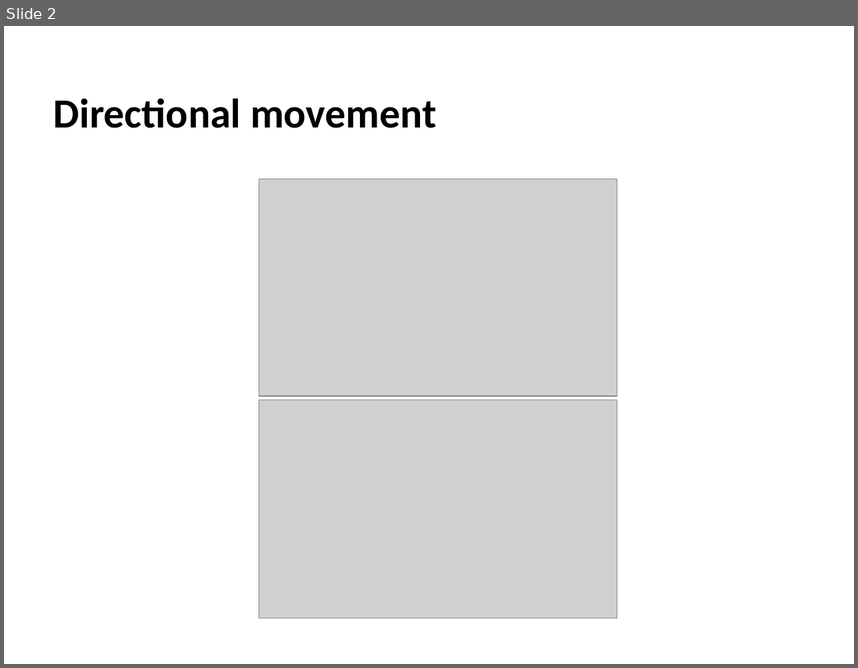
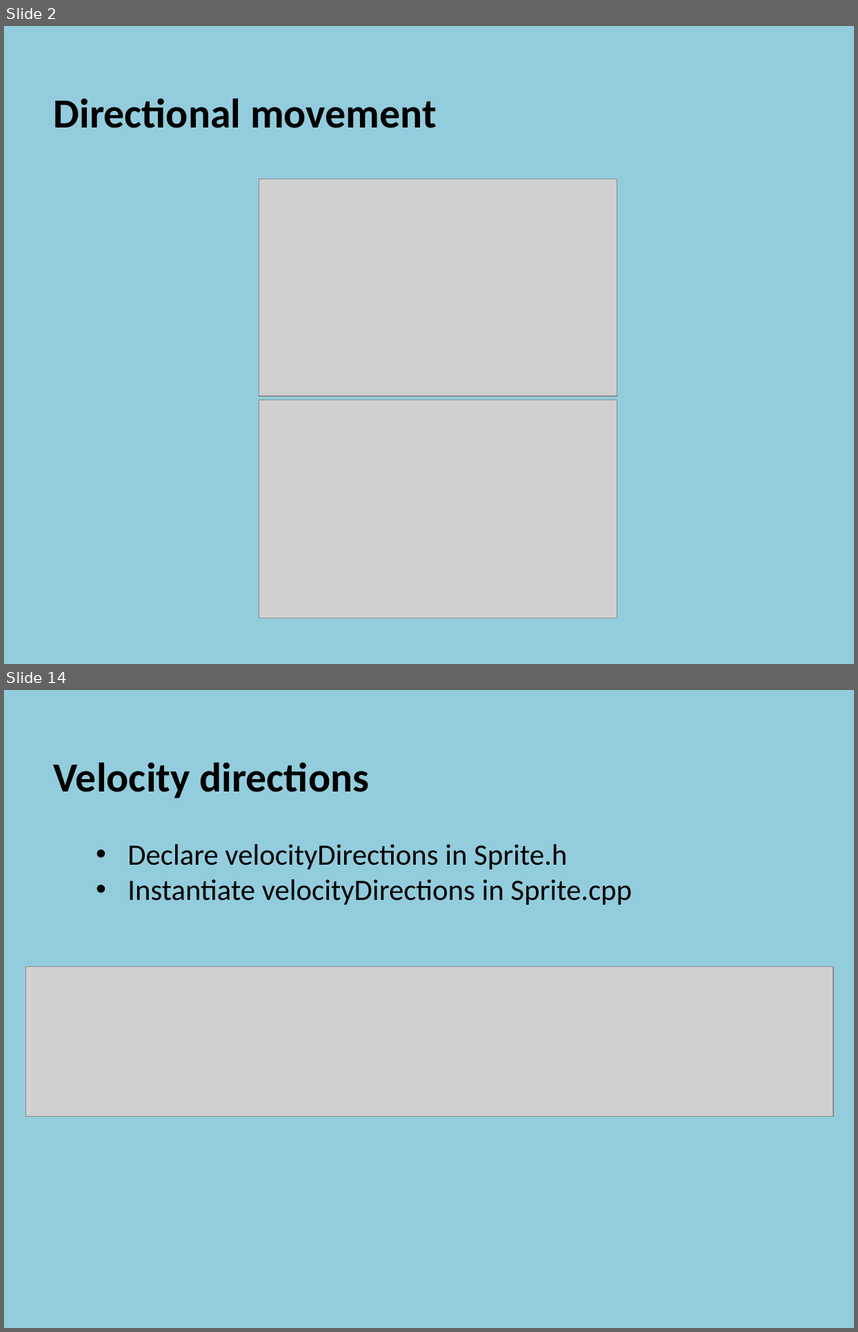
Before and after one commit to szetko/course-materials, a slide deck: Programming 4/05.1 Directional Sprites/05.1 Directional Sprites.pptx. Shown one above the other, each under a label of ours: slide 2 before the commit, slides 2 and 14 after it; the slides between them are not shown. The pictures are 858x668 and 858x1332 pixels, drawn with LibreOffice and Linux fonts; fonts in the diff are those of the drawing; grey boxes stand for pictures. Boxes give left, top, right and bottom in pixels: in the first picture for what was removed or moved away, otherwise in the second. Text is boxed around its words. In the diff, an @@ line names an element or a change of style, - is before the commit and + after.

Commit message:
Update 05.1 Directional Sprites PP

```diff
--- a/Programming 4/05.1 Directional Sprites/05.1 Directional Sprites.pptx
+++ b/Programming 4/05.1 Directional Sprites/05.1 Directional Sprites.pptx
@@ slide 14 added at box(4, 690, 854, 1328), background #93CDDD @@
@@ text added at box(54, 762, 632, 905), 25 pt, text #000000 @@
+  Velocity directions
+    • Declare velocityDirections in Sprite.h
+    • Instantiate velocityDirections in Sprite.cpp
@@ picture added at box(26, 966, 833, 1116) @@
@@ slide 2 changed as well @@
@@ background #FFFFFF to #93CDDD @@
```
Also in this commit, not shown: 1 other slide changed, 14 other slides added, 1 slide removed.
